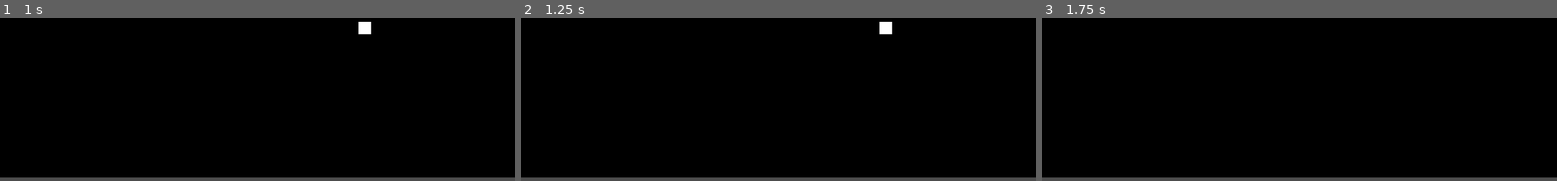
Above: before the commit, frames 1-3 (left to right).
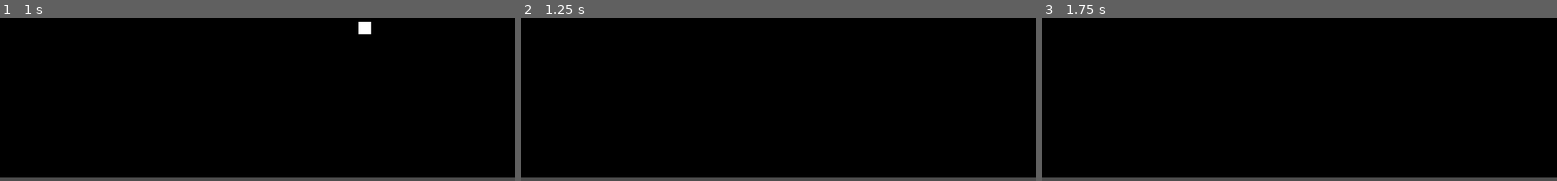
Above: after the commit, the same moments.

Repository: OnatGuriz/Conrads_Game_Of_Life
Game: Godot game, scene res://root_node.tscn
Same seed, same stepped clock (60 frames per second), same inputs: the game is played once before the commit and once after it.
Inputs (mouse positions are in pixels of both pictures, inside the frame that each line leads up to):
- Up to frame 1 (1 s): tap Enter at 0.5 s; move the mouse to (370, 22) at 0.52 s; click (370, 22) at 0.67 s; tap Space at 0.77 s
- Up to frame 2 (1.25 s): no input
- Up to frame 3 (1.75 s): move the mouse to (1196, 50) at 1.27 s; click (1196, 50) at 1.42 s; tap Space at 1.52 s

Frame 1 is identical in both runs. In frame 2, 0.2% of the frame differs, in the area x 69-73%, y 2-11%; in frame 3, nothing differs.

Commit message:
changed tick time

Diff:
--- a/tile_map_layer.gd
+++ b/tile_map_layer.gd
@@ -76,8 +76,8 @@
 # runs one step of the game every 0.1 seconds
 func _process(delta: float) -> void:
 	if  game_ready:
-		if(time_elapsed < 0.5):
+		if(time_elapsed < 0.25):
 			time_elapsed += delta
-		if time_elapsed > 0.5:
+		if time_elapsed > 0.25:
 			run_game()
 			time_elapsed = 0
